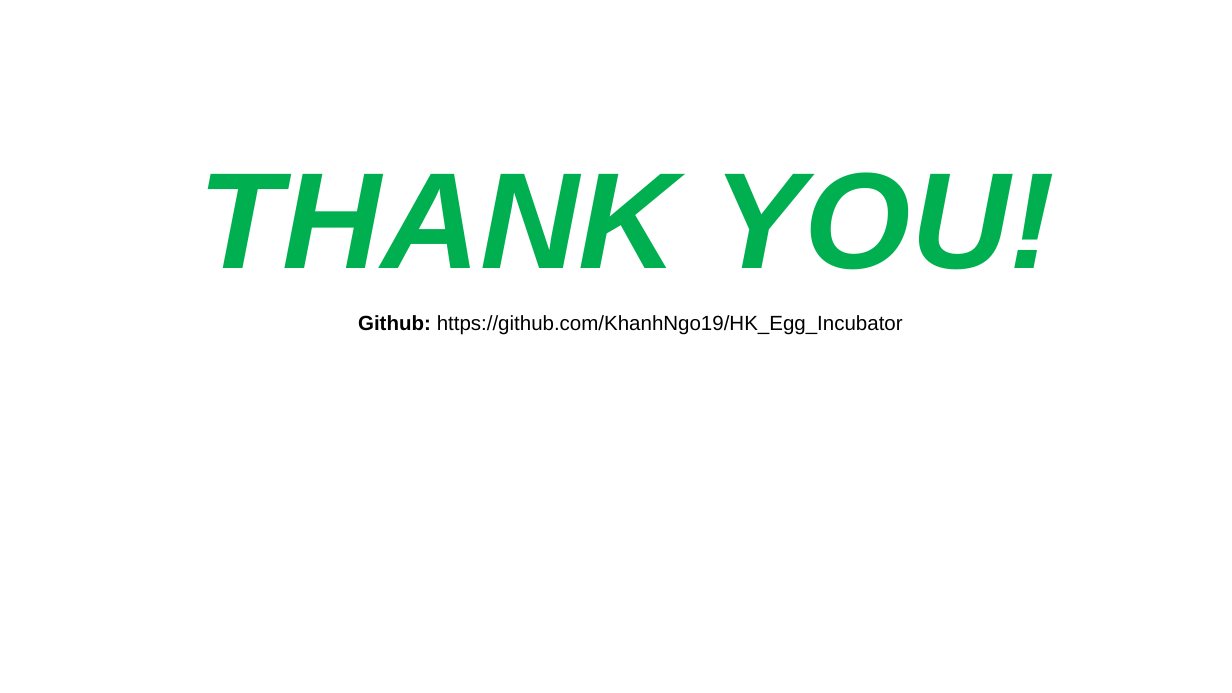
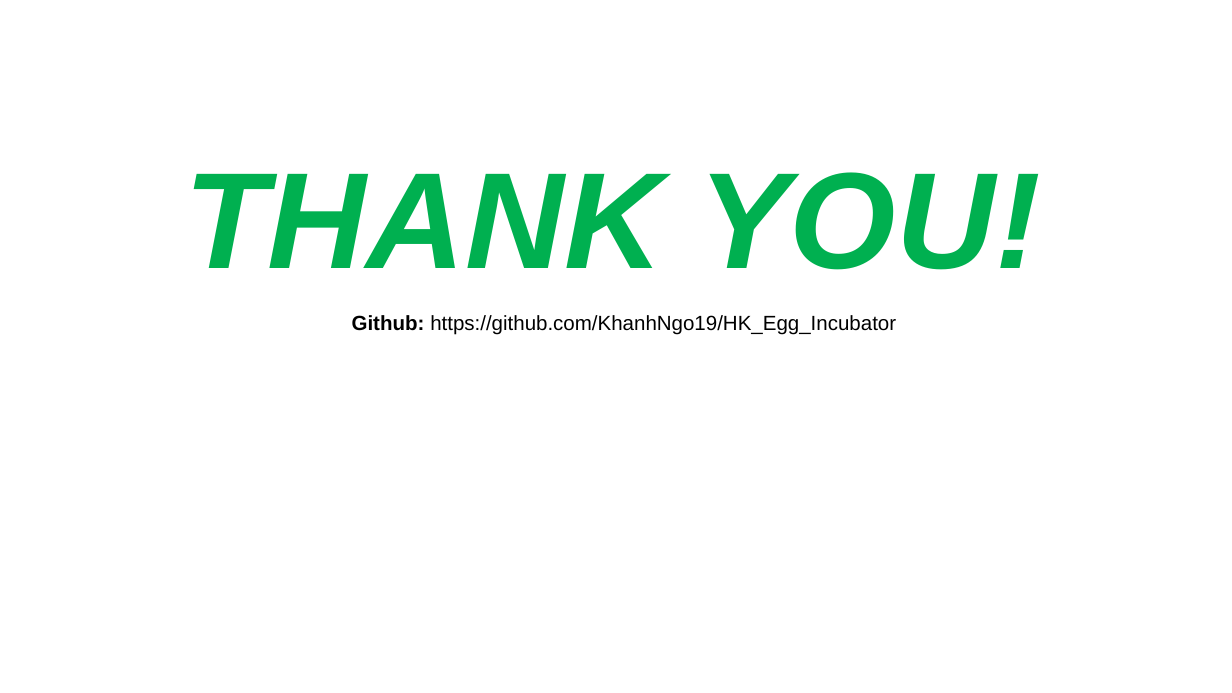
Before and after one commit to khanhnm08/HK_Egg_Incubator, a slide deck: slide 17 of Slide bao cao.pptx (slide 15 before the commit). Drawn at 1232x693 pixels with LibreOffice and Linux fonts; fonts in the diff are those of the drawing. Boxes give left, top, right and bottom in pixels: in the first picture for what was removed or moved away, otherwise in the second. Text is boxed around its words. In the diff, an @@ line names an element or a change of style, - is before the commit and + after.

```diff
--- a/Slide bao cao.pptx
+++ b/Slide bao cao.pptx
@@ text "THANK YOU!": place and size @@
-text "THANK YOU!" at (199, 172, 1055, 270)
+text "THANK YOU!" at (184, 172, 1041, 270)
@@ text "Github: https://github.com/KhanhNgo19/HK_Egg_Incubator": place and size @@
-text "Github: https://github.com/KhanhNgo19/HK_Egg_Incubator" at (358, 315, 903, 335)
+text "Github: https://github.com/KhanhNgo19/HK_Egg_Incubator" at (352, 315, 896, 335)
```
Also in this commit, not shown: 5 other slides changed, 3 slides added, 1 slide removed, 2 other files.
